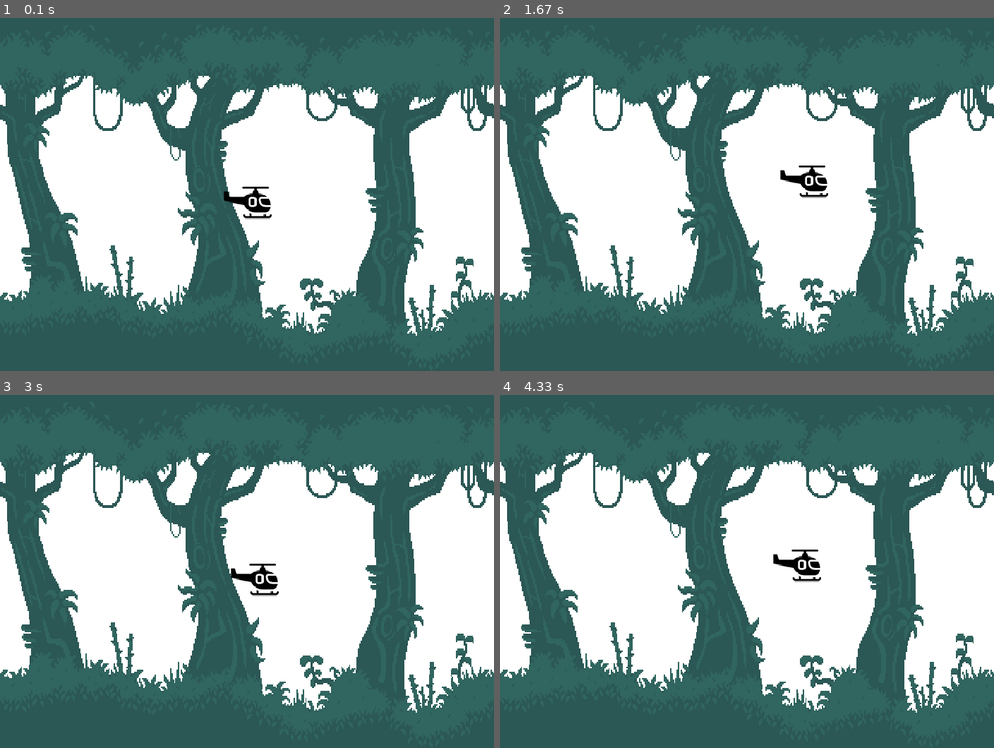
Above: before the commit, frames 1-4 (two rows, left to right).
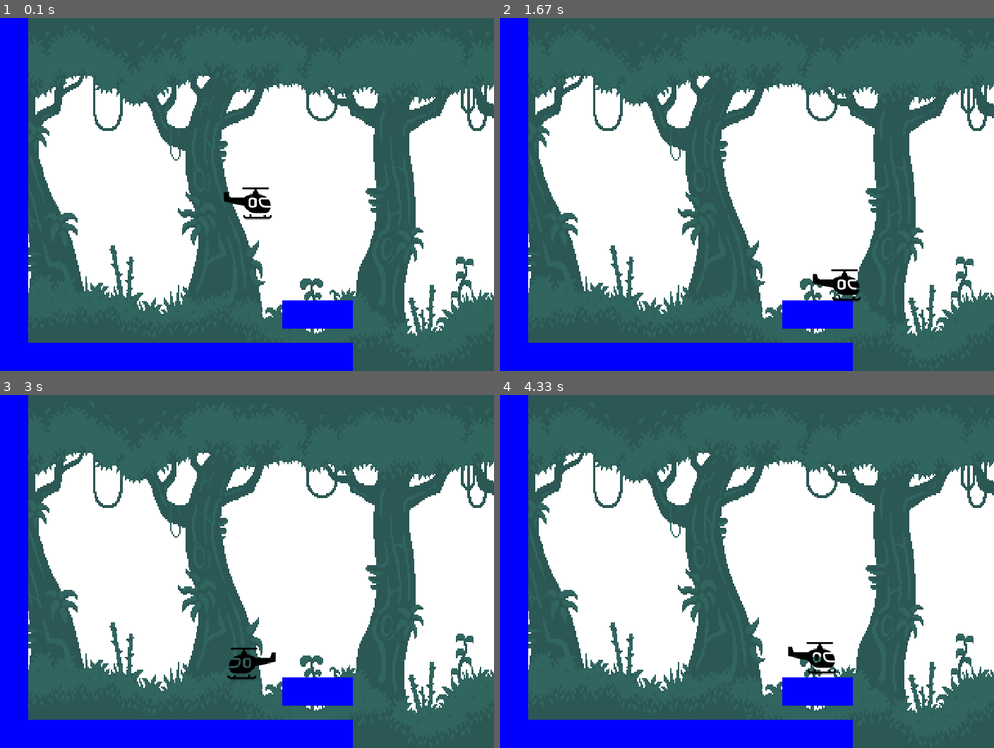
Above: after the commit, the same moments.

Repository: NZere/pygame_helicopter
Game: pygame game, started from main.py
Same seed, same stepped clock (60 frames per second), same inputs: the game is played once before the commit and once after it.
Inputs:
- Up to frame 1 (0.1 s): no input
- Up to frame 2 (1.67 s): hold Right 0.33-0.8 s; hold Up 0.83-1.13 s; hold Right 1.17-1.63 s
- Up to frame 3 (3 s): hold Left 1.67-2.2 s; hold Down 2.23-2.53 s; hold Left 2.57-2.97 s
- Up to frame 4 (4.33 s): hold Up 3-3.37 s; hold Right 3.4-4.03 s; hold Down from 4.07 s (still down)

The runs differ from the first frame. In frame 1, 12% of the frame differs, in the area x 0-72%, y 0-100%; in frame 2, 13%; in frame 3, 13%; in frame 4, 13%.

Commit message:
more platforms

Diff:
--- a/main.py
+++ b/main.py
@@ -8,8 +8,11 @@
 pygame.display.set_caption('N-game')
 clock = pygame.time.Clock()
 
-heli = pygame.image.load("heli_right.png")
-heli = pygame.transform.scale(heli, (screen_width//10, screen_width//10))
+heli_right = pygame.image.load("heli_right.png")
+heli_right = pygame.transform.scale(heli_right, (screen_width//10, screen_width//10))
+
+heli_left = pygame.image.load("heli_left.png")
+heli_left = pygame.transform.scale(heli_left, (screen_width//10, screen_width//10))
 
 background_image = pygame.image.load("plx-5.png")
 background_image = pygame.transform.scale(background_image, size)
@@ -20,31 +23,73 @@
 
 dx = 0
 dy = 0
+
+flying_up = False
+heading_right = True
+
+rect_platforms = [
+    pygame.Rect(0, 0, 40, 500),
+    pygame.Rect(400, 400, 100, 40),
+    pygame.Rect(0, 460, 500, 40)
+]
+
 game_over = False
 while not game_over:
+    if flying_up:
+        dy -= 0.8
+    else:
+        dy += 0.5
+        if dy > 10:
+            dy = 10
+
     x += dx
+    heli_rect = pygame.Rect(x, y, screen_width//10, screen_width//12)
+    for platform in rect_platforms:
+        if heli_rect.colliderect(platform):
+            x -= dx
+
     y += dy
+    heli_rect = pygame.Rect(x, y, screen_width // 10, screen_width // 12)
+    for platform in rect_platforms:
+        if heli_rect.colliderect(platform):
+            y -= dy
+            dy = 0
     for event in pygame.event.get():
         if event.type == pygame.QUIT:
             game_over = True
         if event.type == pygame.KEYDOWN:
             if event.key == pygame.K_RIGHT:
-                dx = 10
+                heading_right = True
+                dx = 7
             if event.key == pygame.K_LEFT:
-                dx = -10
+                heading_right = False
+                dx = -7
             if event.key == pygame.K_UP:
-                dy = -10
+                flying_up = True
             if event.key == pygame.K_DOWN:
-                dy = 10
+                dy = 7
         if event.type == pygame.KEYUP:
-            if event.key == pygame.K_RIGHT or event.key == pygame.K_LEFT:
-                dx = 0
-            if event.key == pygame.K_UP or event.key == pygame.K_DOWN:
-                dy = 0
+            if event.key == pygame.K_RIGHT:
+                if dx > 0:
+                    dx = 0
+            if event.key == pygame.K_LEFT:
+                if dx < 0:
+                    dx = 0
+            if event.key == pygame.K_UP:
+                flying_up = False
+            if event.key == pygame.K_DOWN:
+                if dy > 0:
+                    dy = 0
     screen.fill((255, 255, 255))
     screen.blit(background_image, (0, 0))
-    screen.blit(heli, (x, y))
+    for platform in rect_platforms:
+        pygame.draw.rect(screen, (0, 0, 255), platform)
+
+    if heading_right:
+        screen.blit(heli_right, (x, y))
+    else:
+        screen.blit(heli_left, (x, y))
     pygame.display.flip()
-    clock.tick(10)
+    clock.tick(20)
 
 pygame.quit()
